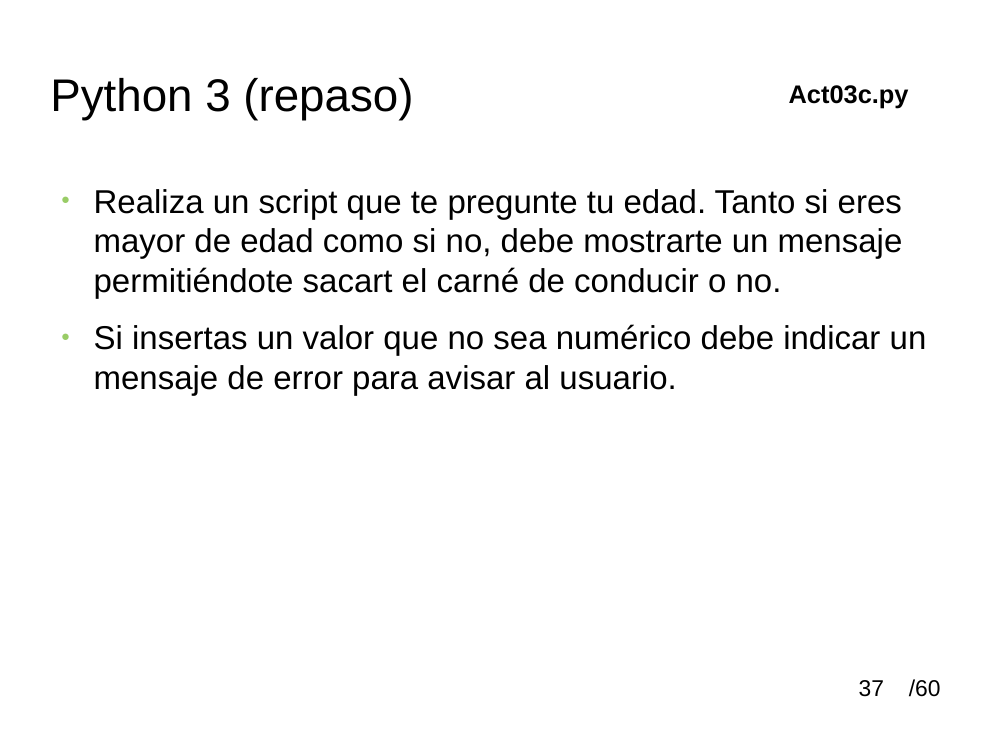
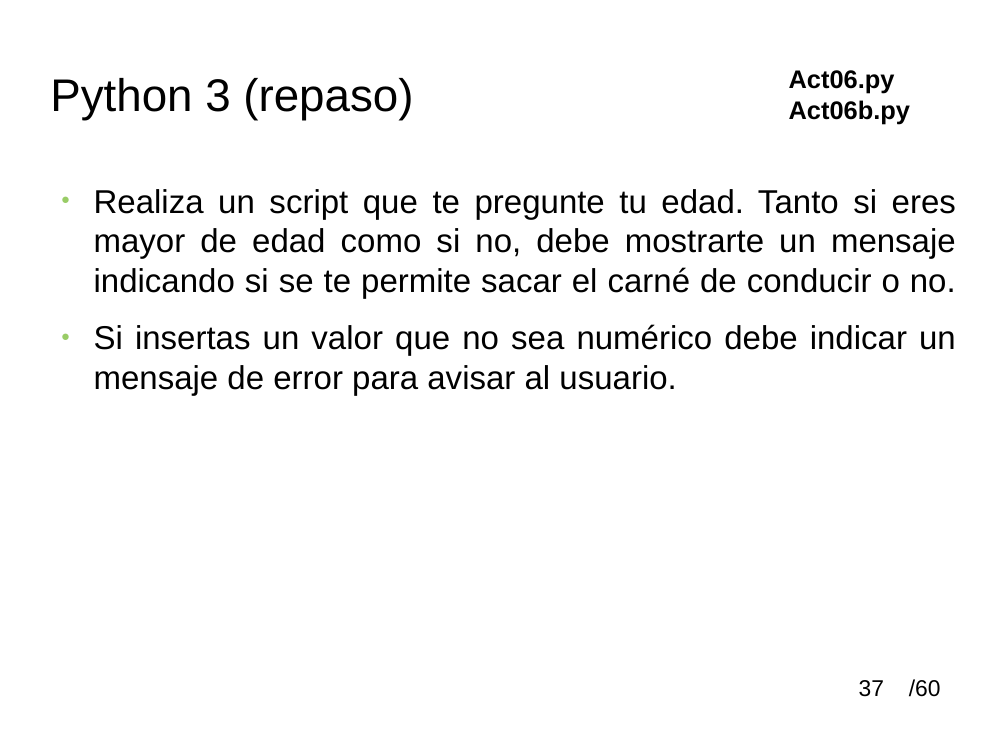
Before and after one commit to soa32123/cursoBasicoPythonSOM, a slide deck: slide 37 of material/python_tutoria_1smr.odp. Drawn at 1008x756 pixels with LibreOffice and Linux fonts; fonts in the diff are those of the drawing; background and template pictures are left out. Boxes give left, top, right and bottom in pixels: in the first picture for what was removed or moved away, otherwise in the second. Text is boxed around its words. In the diff, an @@ line names an element or a change of style, - is before the commit and + after.

```diff
--- a/material/python_tutoria_1smr.odp
+++ b/material/python_tutoria_1smr.odp
@@ text at [789,70,910,124]: text changed @@
-Act03c.py
+Act06.py
+Act06b.py
@@ text at [94,189,956,298]: text changed @@
-● Realiza un script que te pregunte tu edad. Tanto si eres mayor de edad como si no, debe mostrarte un mensaje permitiéndote sacart el carné de conducir o no.
+● Realiza un script que te pregunte tu edad. Tanto si eres mayor de edad como si no, debe mostrarte un mensaje indicando si se te permite sacar el carné de conducir o no.
@@ text at [94,324,956,396]: alignment left to justified @@
```
Also in this commit, not shown: 13 other slides changed, 2 other files.
